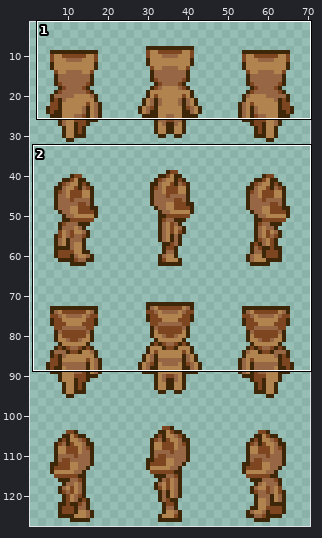
Sprite sheet: spriteData/10/adult/9.gif. The first picture is a wide view before the edit; the outline marks the close-up.
Close-up. Before the commit:
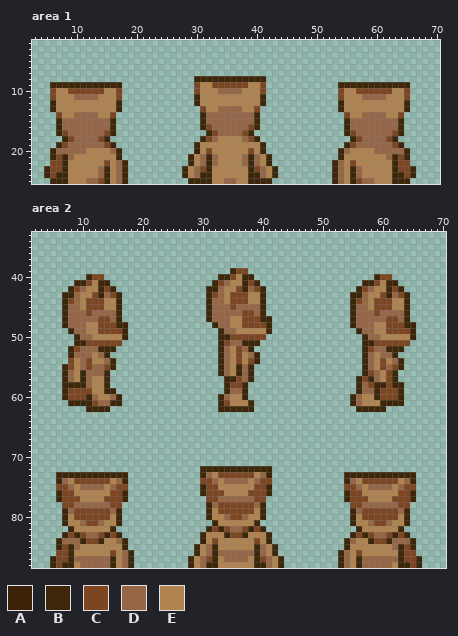
The file is 72x128 pixels. Colours within 5 levels of each other are drawn and written as one. Shown: area 1: x 3..70, y 2..25; area 2: x 2..70, y 33..88. The wide view leaves out empty margins. The commit also changed other parts of the picture, which this record leaves out.
Palette (. is transparent): A #3d2008  B #3d2708  C #7e4521  D #976745  E #b1834f
Pixels before, area 1, first column x 5:
 8 .........................BBBBBBBBBBBB.........................
 9 .BBBBBBBBBBBB............CEECCCCCCEEC............BBBBBBBBBBBB.
10 .CEECCCCCCEEC............CEEEDDDDEEEC............CEECCCCCCEEC.
11 .CEEEDDDDEEEC............BEEEEEEEEEEB............CEEEDDDDEEEC.
12 .BEEEEEEEEEEB............BEEEEEEEEEEB............BEEEEEEEEEEB.
13 .BEEEEEEEEEEB.............CEEDDDDEEC.............BEEEEEEEEEEB.
14 ..CEEDDDDEEC..............BDDDDDDDDB..............CEEDDDDEEC..
15 ..BDDDDDDDDB..............BDDDDDDDDB..............BDDDDDDDDB..
16 ..BDDDDDDDDB..............BCDDDDDDCB..............BDDDDDDDDB..
17 ..BCDDDDDDCB...............BCDDDDCB...............BCDDDDDDCB..
18 ...BCDDDDCB...............BCDEEEEDCB...............BCDDDDCB...
19 ..BCDDDDDDCB.............BEEEEEEEEEEB.............BCDDDDDDCB..
20 .BDDDDDEEEEDB............AECEEEEEECEB............BDEEEEDDDDDB.
21 .BCBDEEEEEEEB...........BEDBDEEEEDBDEB...........BEEEEEEEDBCB.
22 .CCBEEEEEECEDB..........BEDBDEEEEDBDEB..........BDECEEEEEEBCC.
23 BCCBEEEEEDBEDB.........BEDCBEEEEEEBCDEB.........BDEBDEEEEEBCCB
24 BCBBEEEEEDBEDB.........BEDBBEEEEEEBBDEB.........BDEBDEEEEEBBCB
25 .BBBEEEDDCBEDB..........BBBBEEDDEEBBBB..........BDEBCDDEEEBBB.
Pixels before, area 2 (only the part around the change), first column x 2:
33 ....................................................................
34 ....................................................................
35 ....................................................................
36 ....................................................................
37 ....................................................................
38 ....................................................................
39 .................................BCC................................
40 .........BCC...................BBCEBB....................BCC........
41 .......BBCEBB.................BCDEEBCB.................BBCEBB.......
42 ......BCDEEBCB...............BBDEECBDCB...............BCDEEBCB......
43 .....BBDEECBDCB..............BCDECCCEEB..............BBDEECBDCB.....
44 .....BCDECCCEEB..............BDDECCCEEB..............BCDECCCEEB.....
45 .....BDDECCCEEB..............BDDDCDDDDB..............BDDECCCEEB.....
46 .....BDDDCDDDDB..............BDDDDDCCDB..............BDDDCDDDDB.....
47 .....BDDDDDCCDB..............BDDDEECCCBB.............BDDDDDCCDB.....
48 .....BDDDEECCCBB..............BDDEECCCCB.............BDDDEECCCBB....
49 ......BDDEECCCCB...............BDDEEEEEB..............BDDEECCCCB....
50 .......BDDEEEEEB...............BBCCCCCC................BDDEEEEEB....
51 .......BBCCCCCC................BCDDBBB.................BBCCCCCC.....
52 ......BCDDDBBB.................BDECDB..................BCDDBBB......
53 ......BDDDEDB..................BDECEDB.................BDEDDB.......
54 ......CEDCEEDB.................BDECECB.................BDECEDB......
55 .....BCEDCDDCB.................BDEBDB..................BDECDCB......
56 .....BDEBDDDB..................BDEBDB..................BCDECB.......
57 .....BDEBDEEB...................BBCDB.................BCBDECB.......
58 .....BBBBDEEB...................BCCB..................BDCBBCBB......
59 .....BCCCCEEBB..................BDDB..................BDDBCCCB......
60 .....BCCCBDEEDB................BDEEB.................BDEEBCCCB......
61 ......BBBBCDDBB................BCEEEB................BDEEEBBBB......
62 .........BBBB..................BBBBBB.................BBBBB.........
63 ....................................................................
64 ....................................................................
65 ....................................................................
66 ....................................................................
67 ....................................................................
68 ....................................................................
69 ....................................................................
70 ....................................................................
71 ....................................................................
72 ............................BBBBBBBBBBBB............................
73 ....BBBBBBBBBBBB............BDECCCCCCEDB............BBBBBBBBBBBB....
74 ....BDECCCCCCEDB............CCDEDDDDEDCC............BDECCCCCCEDB....
75 ....CCDEDDDDEDCC............BCCEEEEEECCB............CCDEDDDDEDCC....
76 ....BCCEEEEEECCB............BCCCEEEECCCB............BCCEEEEEECCB....
77 ....BCCCEEEECCCB.............CCDDDDDDCC.............BCCCEEEECCCB....
78 .....CCDDDDDDCC..............BDCCCCCCDB..............CCDDDDDDCC.....
79 .....BDCCCCCCDB..............BECCCCCCEB..............BDCCCCCCDB.....
80 .....BECCCCCCEB..............BEEDCCDEEB..............BECCCCCCEB.....
81 .....BEEDCCDEEB...............BEEEEEEB...............BEEDCCDEEB.....
82 ......BEEEEEEB...............BCBCDDCBCB...............BEEEEEEB......
83 .....BCBCDDCBCB.............BEEEBCCBEEEB.............BCBCDDCBCB.....
84 ....BDDDBCCBEEDB............AECEEEEEECEB............BDEEBCCBDDDB....
85 ....BCBDEEEEEEEB...........BEDBEEEEEEBDEB...........BEEEEEEEDBCB....
86 ....CCBEEEEEECEDB..........BEDBDDDDDDBDEB..........BDECEEEEEEBCC....
87 ...BCCBDDDDDDBEDB.........BEDCBEDDDDEBCDEB.........BDEBDDDDDDBCCB...
88 ...BCBBEDDDDDBEDB.........BEDBBEEEEEEBBDEB.........BDEBDDDDDEBBCB...
After:
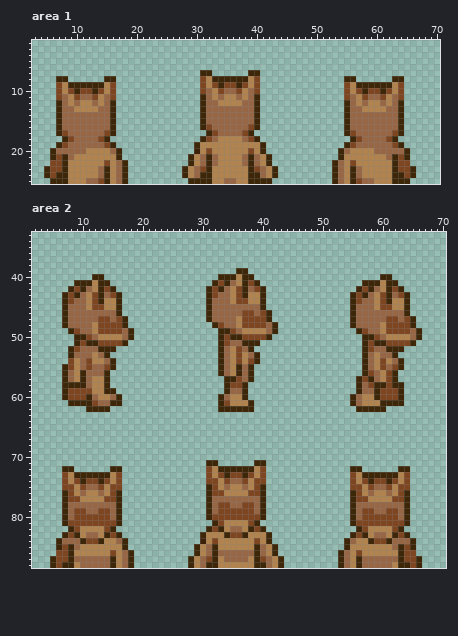
The edit:
Area 1:
y 7: x 31..32 .. -> BB; x 39..40 .. -> BB
y 8: x 7..8 .. -> BB; x 15..16 .. -> BB; x 30..32 BBB -> .CE; x 39..41 BBB -> EC.; x 55..56 .. -> BB; x 63..64 .. -> BB
y 9: x 6..8 BBB -> .CE; x 15..17 BBB -> EC.; x 30..31 CE -> .C; x 34 C -> B; x 37 C -> B; x 40..41 EC -> C.; x 54..56 BBB -> .CE; x 63..65 BBB -> EC.
y 10: x 6..7 CE -> .C; x 10 C -> B; x 13 C -> B; x 16..17 EC -> C.; x 30..32 CEE -> .CD; x 34 D -> C; x 37 D -> C; x 39..41 EEC -> DC.; x 54..55 CE -> .C; x 58 C -> B; x 61 C -> B; x 64..65 EC -> C.
y 11: x 6..8 CEE -> .CD; x 10 D -> C; x 13 D -> C; x 15..17 EEC -> DC.; x 30..32 BEE -> .BD; x 34 E -> D; x 37 E -> D; x 39..41 EEB -> DB.; x 54..56 CEE -> .CD; x 58 D -> C; x 61 D -> C; x 63..65 EEC -> DC.
y 12: x 6..8 BEE -> .BD; x 10 E -> D; x 13 E -> D; x 15..17 EEB -> DB.; x 30..33 BEEE -> .BDD; x 38..41 EEEB -> DDB.; x 54..56 BEE -> .BD; x 58 E -> D; x 61 E -> D; x 63..65 EEB -> DB.
y 13: x 6..9 BEEE -> .BDD; x 14..17 EEEB -> DDB.; x 31..33 CEE -> BDD; x 38..40 EEC -> DDB; x 54..57 BEEE -> .BDD; x 62..65 EEEB -> DDB.
y 14: x 7..9 CEE -> BDD; x 14..16 EEC -> DDB; x 55..57 CEE -> BDD; x 62..64 EEC -> DDB
Area 2:
y 39: x 35..37 BCC -> .BB
y 40: x 11..13 BCC -> .BB; x 35 C -> B; x 59..61 BCC -> .BB
y 41: x 11 C -> B; x 34..35 DE -> BD; x 59 C -> B
y 42: x 10..11 DE -> BD; x 32..34 BDE -> CBD; x 58..59 DE -> BD
y 43: x 8..10 BDE -> CBD; x 34..35 EC -> DE; x 37 C -> B; x 56..58 BDE -> CBD
y 44: x 10..11 EC -> DE; x 13 C -> B; x 34..35 EC -> DE; x 58..59 EC -> DE; x 61 C -> B
y 45: x 10..11 EC -> DE; x 35 C -> D; x 58..59 EC -> DE
y 46: x 11 C -> D; x 40..41 B. -> CB; x 59 C -> D
y 47: x 16..17 B. -> CB; x 35 E -> D; x 40 B -> C; x 64..65 B. -> CB
y 48: x 11 E -> D; x 16 B -> C; x 33 D -> C; x 35 E -> D; x 41..42 B. -> DB; x 59 E -> D; x 64 B -> C
y 49: x 9 D -> C; x 11 E -> D; x 17..18 B. -> DB; x 34..36 DDE -> BCD; x 41..42 B. -> DB; x 57 D -> C; x 59 E -> D; x 65..66 B. -> DB
y 50: x 10..12 DDE -> BCD; x 17..18 B. -> DB; x 34..36 BCC -> CBB; x 41 . -> B; x 58..60 DDE -> BCD; x 65..66 B. -> DB
y 51: x 10..12 BCC -> CBB; x 17 . -> B; x 58..60 BCC -> CBB; x 65 . -> B
y 71: x 31..32 .. -> BB; x 39..40 .. -> BB
y 72: x 7..8 .. -> BB; x 15..16 .. -> BB; x 30..32 BBB -> .CE; x 39..41 BBB -> EC.; x 55..56 .. -> BB; x 63..64 .. -> BB
y 73: x 6..8 BBB -> .CE; x 15..17 BBB -> EC.; x 30..31 BD -> .C; x 34 C -> B; x 37 C -> B; x 40..41 DB -> C.; x 54..56 BBB -> .CE; x 63..65 BBB -> EC.
y 74: x 6..7 BD -> .C; x 10 C -> B; x 13 C -> B; x 16..17 DB -> C.; x 30 C -> .; x 32 D -> C; x 34 D -> C; x 37 D -> C; x 39 D -> C; x 41 C -> .; x 54..55 BD -> .C; x 58 C -> B; x 61 C -> B; x 64..65 DB -> C.
y 75: x 6 C -> .; x 8 D -> C; x 10 D -> C; x 13 D -> C; x 15 D -> C; x 17 C -> .; x 30..31 BC -> .B; x 34 E -> D; x 37 E -> D; x 40..41 CB -> B.; x 54 C -> .; x 56 D -> C; x 58 D -> C; x 61 D -> C; x 63 D -> C; x 65 C -> .
y 76: x 6..7 BC -> .B; x 10 E -> D; x 13 E -> D; x 16..17 CB -> B.; x 30..31 BC -> .B; x 40..41 CB -> B.; x 54..55 BC -> .B; x 58 E -> D; x 61 E -> D; x 64..65 CB -> B.
y 77: x 6..7 BC -> .B; x 16..17 CB -> B.; x 31..32 CC -> BD; x 39..40 CC -> DB; x 54..55 BC -> .B; x 64..65 CB -> B.
y 78: x 7..8 CC -> BD; x 15..16 CC -> DB; x 35..36 CC -> DD; x 55..56 CC -> BD; x 63..64 CC -> DB
y 79: x 11..12 CC -> DD; x 32 E -> D; x 39 E -> D; x 59..60 CC -> DD
y 80: x 8 E -> D; x 15 E -> D; x 32..34 EED -> CCC; x 37..39 DEE -> CCC; x 56 E -> D; x 63 E -> D
y 81: x 8..10 EED -> CCC; x 13..15 DEE -> CCC; x 33 E -> C; x 38 E -> C; x 56..58 EED -> CCC; x 61..63 DEE -> CCC
y 82: x 9 E -> C; x 14 E -> C; x 34 C -> E; x 37 C -> E; x 57 E -> C; x 62 E -> C
y 83: x 10 C -> E; x 13 C -> E; x 58 C -> E; x 61 C -> E
